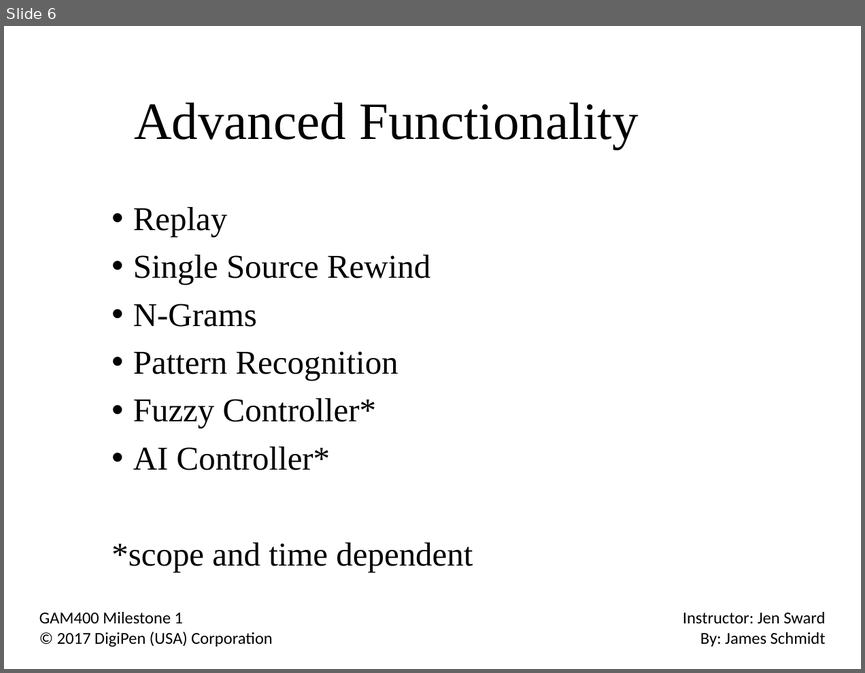
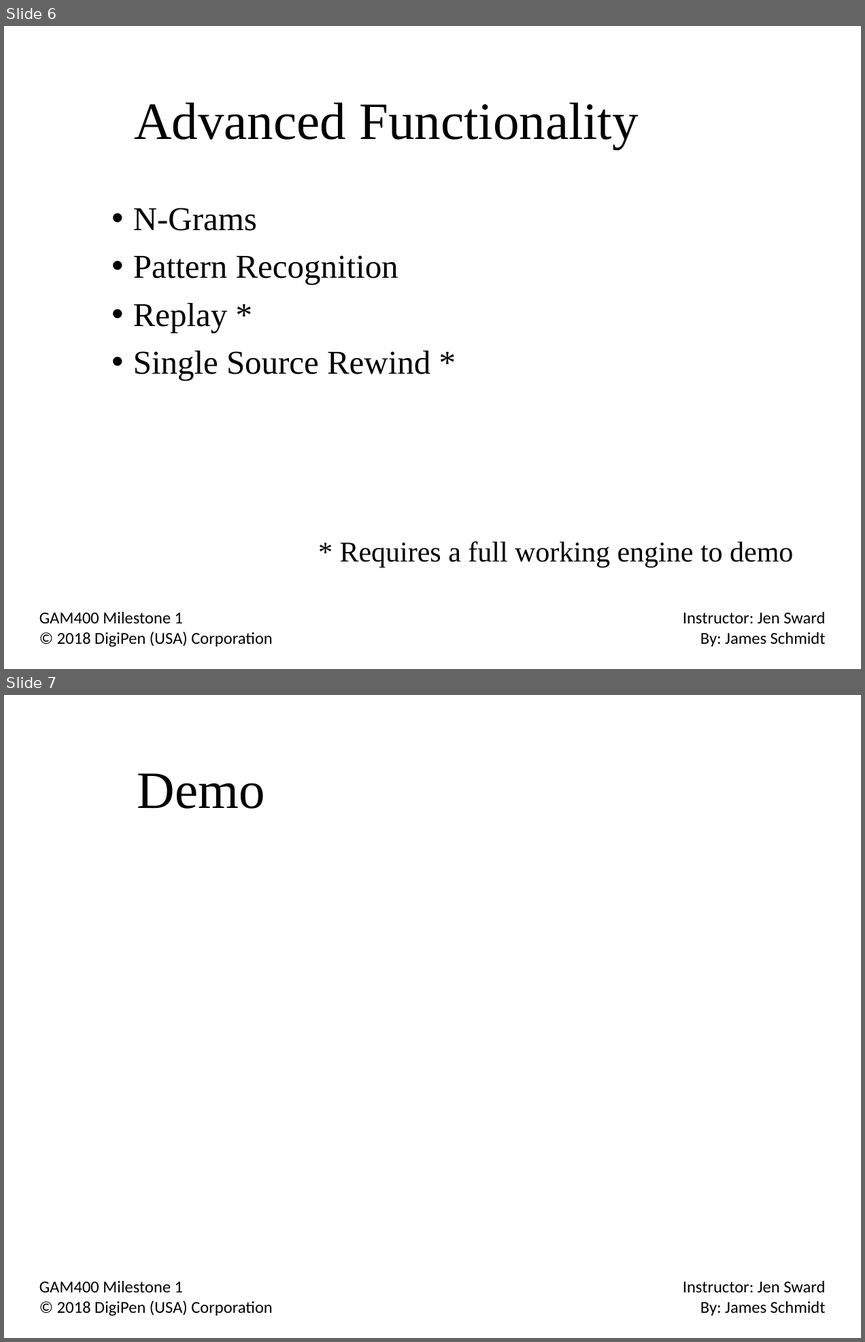
Before and after one commit to NekoTenshi87/SInput, a slide deck: Docs/Milestone1.pptx. Shown one above the other, each under a label of ours: slide 6 before the commit, slides 6 and 7 after it. The pictures are 865x673 and 865x1342 pixels, drawn with LibreOffice and Linux fonts; fonts in the diff are those of the drawing; background and template pictures are left out. Boxes give left, top, right and bottom in pixels: in the first picture for what was removed or moved away, otherwise in the second. Text is boxed around its words. In the diff, an @@ line names an element or a change of style, - is before the commit and + after.

```diff
--- a/Docs/Milestone1.pptx
+++ b/Docs/Milestone1.pptx
@@ slide 7 added at bbox=[4, 695, 861, 1338], background picture (left out) @@
@@ title added at bbox=[137, 773, 264, 809], 44 pt, text #000000 @@
+Demo
@@ text added at bbox=[39, 1280, 825, 1316], 14 pt, text #000000 @@
+GAM400 Milestone 1
+© 2018 DigiPen (USA) Corporation
+Instructor: Jen Sward
+By: James Schmidt
@@ slide 6 changed as well @@
@@ text at bbox=[133, 207, 430, 284]: paragraphs removed @@
-• Replay
-• Single Source Rewind
@@ text at bbox=[133, 303, 793, 567]: text changed; size 28 to 24 pt @@
-• Fuzzy Controller*
-• AI Controller*
-*scope and time dependent
+• Replay *
+• Single Source Rewind *
+* Requires a full working engine to demo
@@ text at bbox=[57, 631, 272, 647]: text changed @@
-© 2017 DigiPen (USA) Corporation
+© 2018 DigiPen (USA) Corporation
```
Also in this commit, not shown: 7 other slides changed, 1 other slide added, 26 other files.
